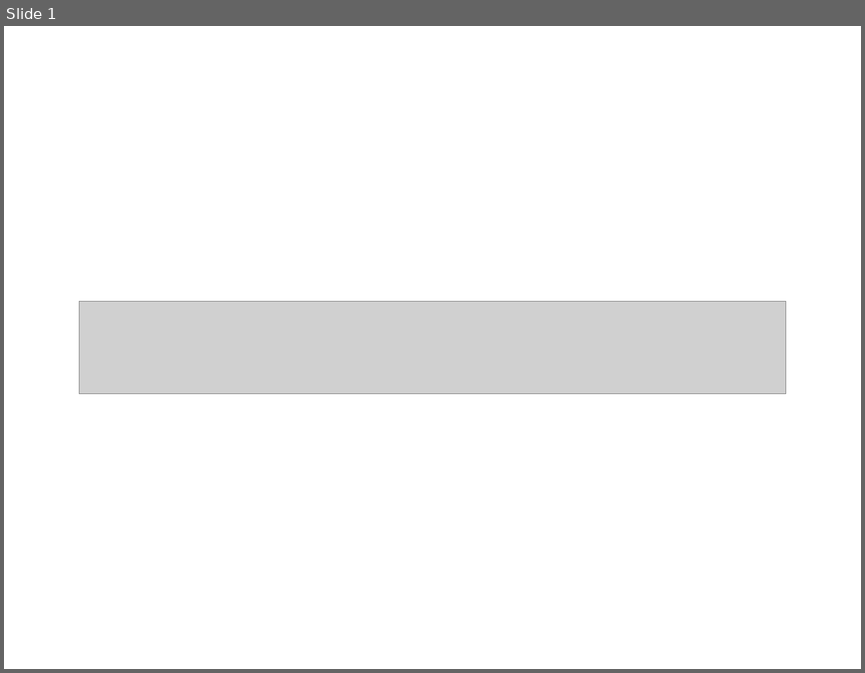
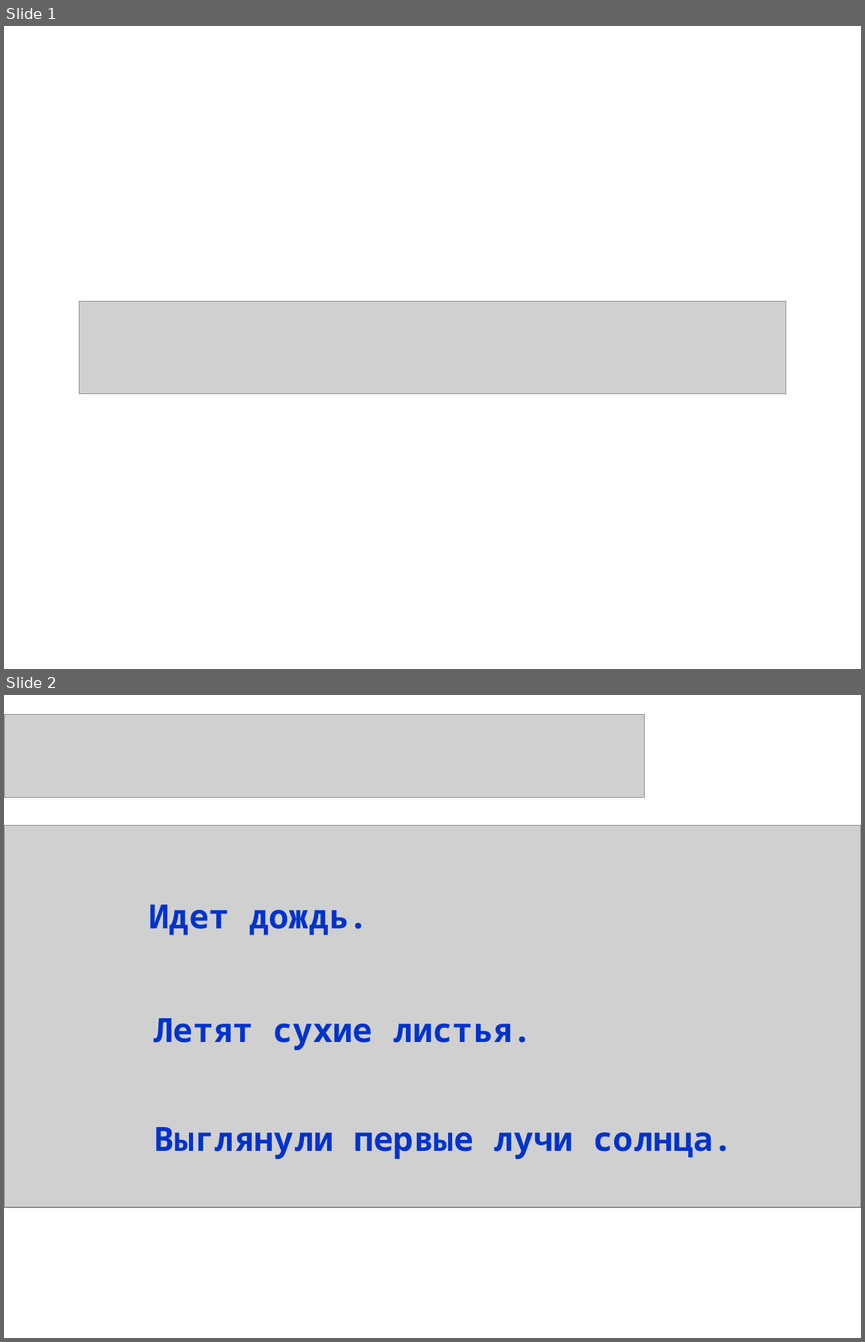
Before and after one commit to dkuzminov/polnikova, a slide deck: 1 класс/09. Предложение. Текст.ppt. Shown one above the other, each under a label of ours: slide 1 before the commit, slides 1 and 2 after it. The pictures are 865x673 and 865x1342 pixels, drawn with LibreOffice and Linux fonts; fonts in the diff are those of the drawing; grey boxes stand for pictures. Boxes give left, top, right and bottom in pixels: in the first picture for what was removed or moved away, otherwise in the second. Text is boxed around its words. In the diff, an @@ line names an element or a change of style, - is before the commit and + after.

```diff
--- a/1 класс/09. Предложение. Текст.ppt
+++ b/1 класс/09. Предложение. Текст.ppt
@@ slide 2 added at box(4, 695, 861, 1338), background #FFFFFF @@
@@ picture added at box(4, 715, 644, 798) @@
@@ picture added at box(4, 826, 861, 1207) @@
@@ text added at box(149, 904, 368, 935), 28 pt, text #0033CC, bold @@
+Идет дождь.
@@ text added at box(154, 1018, 533, 1050), 28 pt, text #0033CC, bold @@
+Летят сухие листья.
@@ text added at box(154, 1127, 733, 1159), 28 pt, text #0033CC, bold @@
+Выглянули первые лучи солнца.
```
Also in this commit, not shown: 1 slide changed, 5 other slides added, 6 slides removed, 22 other files.
